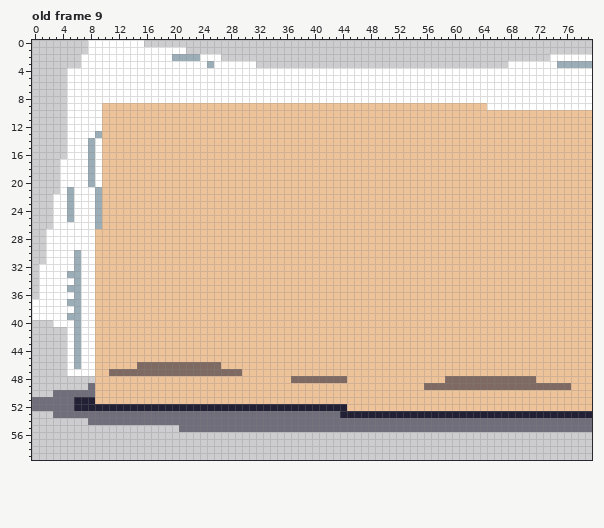
Two versions of one pixel-art file, assets/images/ui/folder_drop.aseprite. That is the earlier state.
80x60 pixels, 9 frames. Shown: old frame 9. The commit also changed other frames, which this record leaves out.
Now the later version:
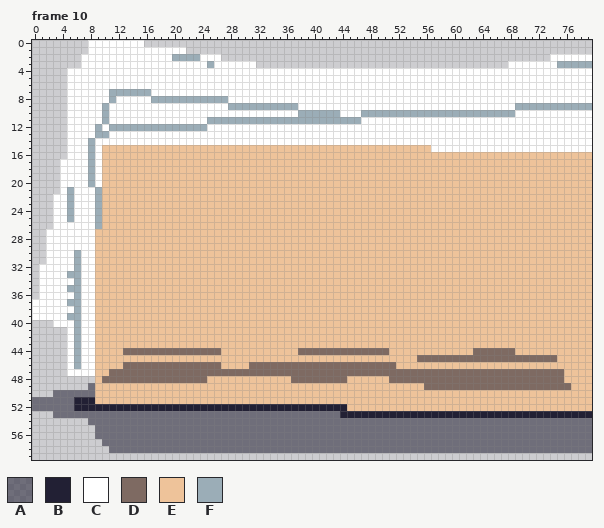
Palette (. is transparent): A #2220348c  B #222034  C #ffffff  D #7e6a62  E #eec39a  F #9badb7
A new or re-ordered frame is compared with the old frame closest to it.
Change:
frames 9 -> 15
Frame 10 is new; against old frame 9, layers "Folder_A", "Pages", "Shadow":
Colour A is added in row 55 at x 9 to 20; in row 56 at x 9 to 79; in row 57 at x 10 to 79; in row 58 at x 11 to 79.
Colour C replaces colour E in row 9 at x 11 to 27 and 38 to 64; in row 10 at x 11 to 37, 44 to 46 and 69 to 79; in row 11 at x 11 to 24 and 47 to 79; in row 12 at x 10 and 25 to 79; in row 13 at x 11 to 79; in row 14 at x 10 to 79.
Colour C replaces colour E in row 15 at x 57 to 79.
Colour D replaces colour E in row 44 at x 13 to 26, 38 to 50 and 63 to 68; in row 45 at x 55 to 74; in row 46 at x 13 to 14 and 31 to 51; in row 47 at x 30 to 75; in row 48 at x 10 to 24, 51 to 58 and 72 to 75.
Colour F replaces colour C in row 7 at x 11 to 16; in row 8 at x 11 and 17 to 27; in row 9 at x 69 to 79; in row 12 at x 9.
Colour F replaces colour E in row 9 at x 10 and 28 to 37; in row 10 at x 10, 38 to 43 and 47 to 68; in row 11 at x 10 and 25 to 46; in row 12 at x 11 to 24; in row 13 at x 10.
Where, in picture pixels (left, top, right, bottom), the same in both pictures:
changed: (95, 89, 592, 152)
changed: (102, 348, 221, 383)
changed: (242, 348, 564, 383)
added: (95, 425, 592, 453)
